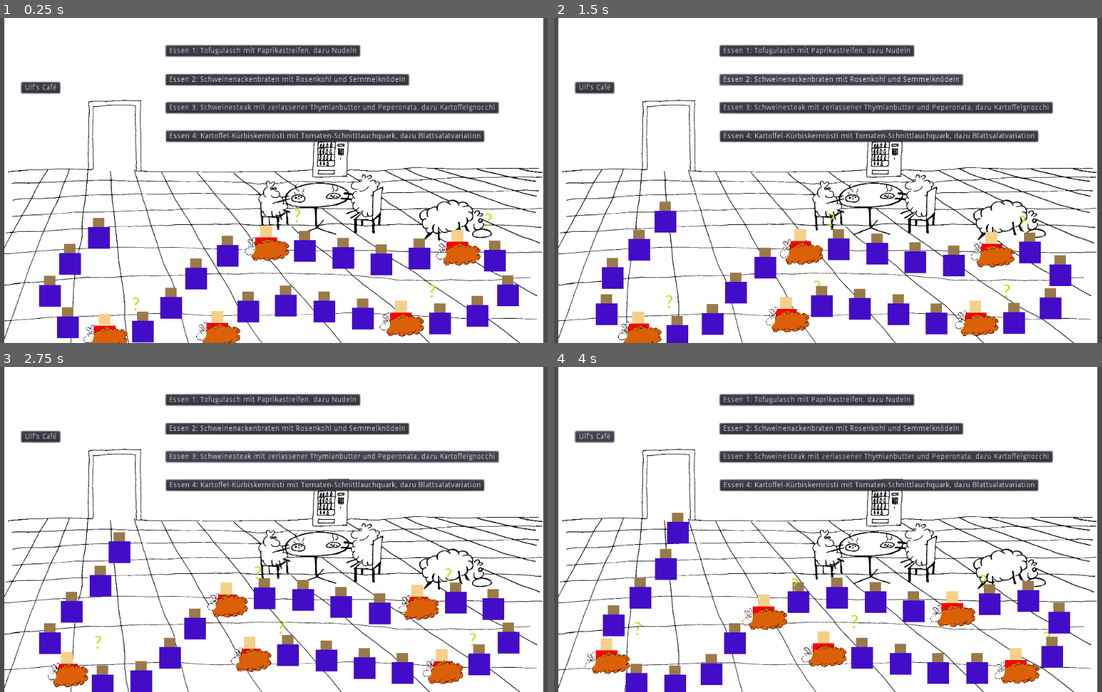
Above: before the commit, frames 1-4 (two rows, left to right).
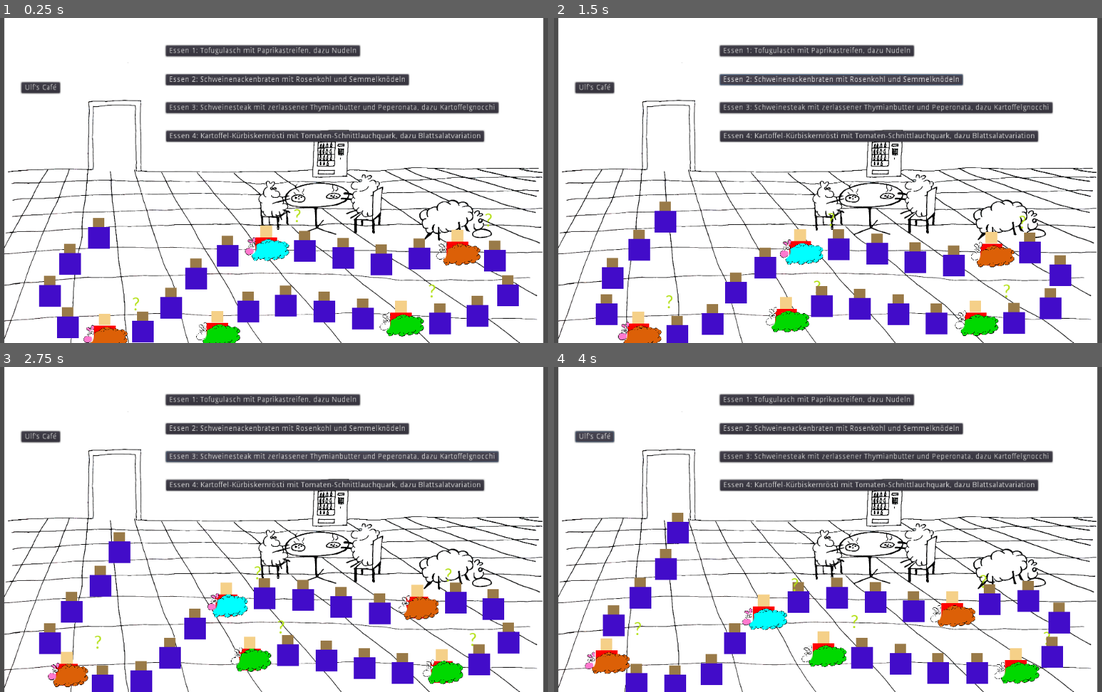
Above: after the commit, the same moments.

Repository: onsetsu/HPIGameJam
Game: Godot game, scene res://Scenes/Mensa.tscn
Two runs of this game, one before a commit and one after it. Both use one fixed random seed, a clock stepped at 60 frames per second and the inputs below.
Inputs:
- Up to frame 1 (0.25 s): no input
- Up to frame 2 (1.5 s): click "Essen 1: Tofugulasch mit Papr…" at 0.5 s; click "Essen 2: Schweinenackenbraten…" at 1.25 s
- Up to frame 3 (2.75 s): click "Essen 3: Schweinesteak mit ze…" at 2 s
- Up to frame 4 (4 s): click "Essen 4: Kartoffel-Kürbiskern…" at 2.75 s; click "Ulf's Café" at 3.5 s

The runs differ from the first frame. In frame 1, 1.1% of the frame differs, in the area x 15-84%, y 67-100%; in frame 2, 1.1%, in the area x 11-84%, y 68-100%; in frame 3, 1.1%; in frame 4, 1.1%.
Error before the commit: Attempt to call function 'show' in base 'null instance' on a null instance. (res://Scripts/Sheep_Graphic.gd:20)

Commit message:
correct code pathes

Diff:
--- a/Scripts/Sheep_Graphic.gd
+++ b/Scripts/Sheep_Graphic.gd
@@ -15,17 +15,17 @@
 func display(sheep):
     # FUR
     if sheep.fur_color != sheep.FUR_COLOR.green:
-        $fur/green.hide()
+        $body/fur/green.hide()
     else:
-        $fur/green.show()
+        $body/fur/green.show()
     if sheep.fur_color != sheep.FUR_COLOR.blue:
-        $fur/blue.hide()
+        $body/fur/blue.hide()
     else:
-        $fur/blue.show()
+        $body/fur/blue.show()
     if sheep.fur_color != sheep.FUR_COLOR.orange:
-        $fur/orange.hide()
+        $body/fur/orange.hide()
     else:
-        $fur/orange.show()
+        $body/fur/orange.show()
 
     # HEAD
     if sheep.head_color != sheep.HEAD_COLOR.white:
@@ -43,18 +43,18 @@
 
     # PATTERN
     if sheep.pattern_type != sheep.PATTERN.checkers:
-        $pattern/checkers.hide()
+        $body/pattern/checkers.hide()
     else:
-        $pattern/checkers.show()
+        $body/pattern/checkers.show()
     if sheep.pattern_type != sheep.PATTERN.dots:
-        $pattern/dots.hide()
+        $body/pattern/dots.hide()
     else:
-        $pattern/dots.show()
+        $body/pattern/dots.show()
     if sheep.pattern_type != sheep.PATTERN.stripes:
-        $pattern/stripes.hide()
+        $body/pattern/stripes.hide()
     else:
-        $pattern/stripes.show()
+        $body/pattern/stripes.show()
     if sheep.pattern_type != sheep.PATTERN.none:
-        $pattern/none.hide()
+        $body/pattern/none.hide()
     else:
-        $pattern/none.show()
+        $body/pattern/none.show()
